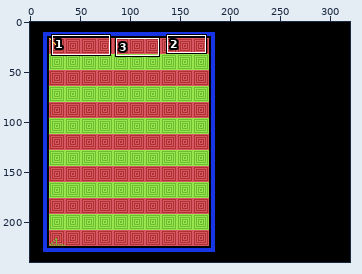
A pixel-art file gets an edit: src/game/tetris/assets/layout-ideia.aseprite. Above: a wide view before the commit, with the close-up outlined.
Close-up. Earlier state:
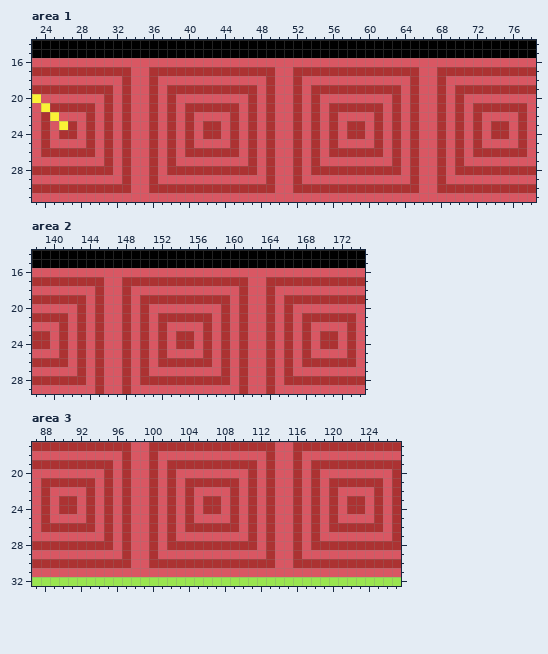
320x240 pixels, 1 frame. Shown: area 1: x 23..78, y 14..31; area 2: x 138..174, y 14..29; area 3: x 87..127, y 17..32. The commit also changed other parts of the picture, which this record leaves out.
The result:
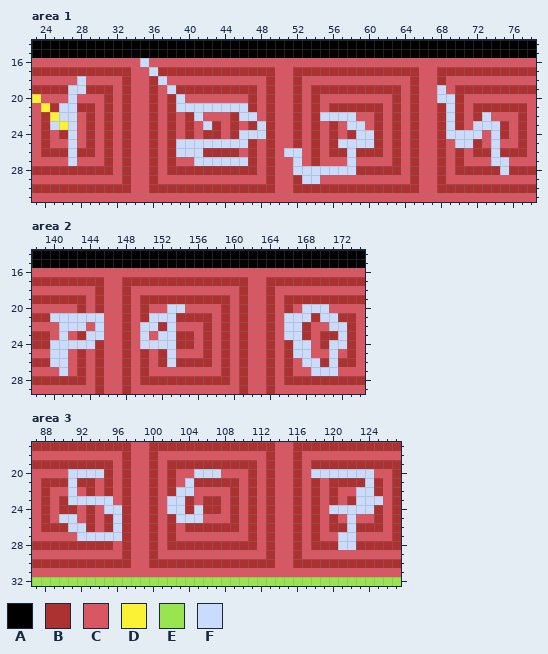
Palette (. is transparent): A #000000  B #ac3232  C #d95763  D #fbf236  E #99e550  F #cbdbfc
Difference:
--- area 1
@@ x 23..78 @@
 15 AAAAAAAAAAAAAAAAAAAAAAAAAAAAAAAAAAAAAAAAAAAAAAAAAAAAAAAA
-16 CCCCCCCCCCCCCCCCCCCCCCCCCCCCCCCCCCCCCCCCCCCCCCCCCCCCCCCC
-17 BBBBBBBBBBBCCBBBBBBBBBBBBBBCCBBBBBBBBBBBBBBCCBBBBBBBBBBB
-18 CCCCCCCCCCBCCBCCCCCCCCCCCCBCCBCCCCCCCCCCCCBCCBCCCCCCCCCC
-19 BBBBBBBBBCBCCBCBBBBBBBBBBCBCCBCBBBBBBBBBBCBCCBCBBBBBBBBB
-20 DCCCCCCCBCBCCBCBCCCCCCCCBCBCCBCBCCCCCCCCBCBCCBCBCCCCCCCC
-21 CDBBBBBCBCBCCBCBCBBBBBBCBCBCCBCBCBBBBBBCBCBCCBCBCBBBBBBC
-22 CBDCCCBCBCBCCBCBCBCCCCBCBCBCCBCBCBCCCCBCBCBCCBCBCBCCCCBC
-23 CBCDBCBCBCBCCBCBCBCBBCBCBCBCCBCBCBCBBCBCBCBCCBCBCBCBBCBC
-24 CBCBBCBCBCBCCBCBCBCBBCBCBCBCCBCBCBCBBCBCBCBCCBCBCBCBBCBC
-25 CBCCCCBCBCBCCBCBCBCCCCBCBCBCCBCBCBCCCCBCBCBCCBCBCBCCCCBC
-26 CBBBBBBCBCBCCBCBCBBBBBBCBCBCCBCBCBBBBBBCBCBCCBCBCBBBBBBC
-27 CCCCCCCCBCBCCBCBCCCCCCCCBCBCCBCBCCCCCCCCBCBCCBCBCCCCCCCC
-28 BBBBBBBBBCBCCBCBBBBBBBBBBCBCCBCBBBBBBBBBBCBCCBCBBBBBBBBB
-29 CCCCCCCCCCBCCBCCCCCCCCCCCCBCCBCCCCCCCCCCCCBCCBCCCCCCCCCC
+16 CCCCCCCCCCCCFCCCCCCCCCCCCCCCCCCCCCCCCCCCCCCCCCCCCCCCCCCC
+17 BBBBBBBBBBBCCFBBBBBBBBBBBBBCCBBBBBBBBBBBBBBCCBBBBBBBBBBB
+18 CCCCCFCCCCBCCBFCCCCCCCCCCCBCCBCCCCCCCCCCCCBCCBCCCCCCCCCC
+19 BBBBFFBBBCBCCBCFBBBBBBBBBCBCCBCBBBBBBBBBBCBCCFCBBBBBBBBB
+20 DCCCFCCCBCBCCBCBFCCCCCCCBCBCCBCBCCCCCCCCBCBCCFFBCCCCCCCC
+21 CDBFFBBCBCBCCBCBFFFFFFFFBCBCCBCBCBBBBBBCBCBCCBFBCBBBBBBC
+22 CBDFFCBCBCBCCBCBCBFCCCBFFCBCCBCBFFFFCCBCBCBCCBFBCBFCCCBC
+23 CBFDFCBCBCBCCBCBCBCFBCBCBFBCCBCBCBCFFCBCBCBCCBFBCFFFBCBC
+24 CBCBFCBCBCBCCBCBCBCBBCBFFFBCCBCBCBCBFFBCBCBCCBFFFFCFBCBC
+25 CBCCFCBCBCBCCBCBFFFFFFFFBCBCCBCBCBFFFFBCBCBCCBCFFBCFCCBC
+26 CBBBFBBCBCBCCBCBFFFBBBBCBCBCFFCBCBBFBBBCBCBCCBCBCBBFBBBC
+27 CCCCFCCCBCBCCBCBCCFFFFFFBCBCCFCBCCCFCCCCBCBCCBCBCCCFFCCC
+28 BBBBBBBBBCBCCBCBBBBBBBBBBCBCCFFFFFFFBBBBBCBCCBCBBBBBFBBB
+29 CCCCCCCCCCBCCBCCCCCCCCCCCCBCCBFFCCCCCCCCCCBCCBCCCCCCCCCC
 30 BBBBBBBBBBBCCBBBBBBBBBBBBBBCCBBBBBBBBBBBBBBCCBBBBBBBBBBB
--- area 2
@@ x 138..174 @@
 19 BBBBBBCBCCBCBBBBBBBBBBCBCCBCBBBBBBBBB
-20 CCCCCBCBCCBCBCCCCCCCCBCBCCBCBCCCCCCCC
-21 BBBBCBCBCCBCBCBBBBBBCBCBCCBCBCBBBBBBC
-22 CCCBCBCBCCBCBCBCCCCBCBCBCCBCBCBCCCCBC
-23 BBCBCBCBCCBCBCBCBBCBCBCBCCBCBCBCBBCBC
-24 BBCBCBCBCCBCBCBCBBCBCBCBCCBCBCBCBBCBC
-25 CCCBCBCBCCBCBCBCCCCBCBCBCCBCBCBCCCCBC
-26 BBBBCBCBCCBCBCBBBBBBCBCBCCBCBCBBBBBBC
-27 CCCCCBCBCCBCBCCCCCCCCBCBCCBCBCCCCCCCC
+20 CCCCCBCBCCBCBCCFFCCCCBCBCCBCBCFFFCCCC
+21 BBFFFFFFCCBCBFFFBBBBCBCBCCBCFFFBFFBBC
+22 CCCFFFCFCCBCFFBFCCCBCBCBCCBCFFBCCFFBC
+23 BBCFCBFFCCBCFCFFBBCBCBCBCCBCFFBCBBFBC
+24 BBFFFFFBCCBCFFFFBBCBCBCBCCBCBFFCBFFBC
+25 CCFFCBCBCCBCBCBFCCCBCBCBCCBCBFFCCFCBC
+26 BBFFCBCBCCBCBCBFBBBBCBCBCCBCBCFFBFBBC
+27 CCCFCBCBCCBCBCCCCCCCCBCBCCBCBCCFFFCCC
 28 BBBBBBCBCCBCBBBBBBBBBBCBCCBCBBBBBBBBB
--- area 3
@@ x 87..127 @@
 19 BBBBBBBBBCBCCBCBBBBBBBBBBCBCCBCBBBBBBBBBB
-20 CCCCCCCCBCBCCBCBCCCCCCCCBCBCCBCBCCCCCCCCB
-21 CBBBBBBCBCBCCBCBCBBBBBBCBCBCCBCBCBBBBBBCB
-22 CBCCCCBCBCBCCBCBCBCCCCBCBCBCCBCBCBCCCCBCB
-23 CBCBBCBCBCBCCBCBCBCBBCBCBCBCCBCBCBCBBCBCB
-24 CBCBBCBCBCBCCBCBCBCBBCBCBCBCCBCBCBCBBCBCB
-25 CBCCCCBCBCBCCBCBCBCCCCBCBCBCCBCBCBCCCCBCB
-26 CBBBBBBCBCBCCBCBCBBBBBBCBCBCCBCBCBBBBBBCB
-27 CCCCCCCCBCBCCBCBCCCCCCCCBCBCCBCBCCCCCCCCB
-28 BBBBBBBBBCBCCBCBBBBBBBBBBCBCCBCBBBBBBBBBB
+20 CCCCFFFFBCBCCBCBCCFFFCCCBCBCCBCFFFFFFFCCB
+21 CBBBFBBCBCBCCBCBCFBBBBBCBCBCCBCBCBBBBFBCB
+22 CBCCFCBCBCBCCBCBFFCCCCBCBCBCCBCBCBCCFFBCB
+23 CBCBFFFFFCBCCBCFFBCBBCBCBCBCCBCBCBCBFFFCB
+24 CBCBBCBCFFBCCBCFFBFBBCBCBCBCCBCBCFFFFFBCB
+25 CBCFFCBCBFBCCBCBFFFCCCBCBCBCCBCBCBCFCCBCB
+26 CBBBFFBCBFBCCBCBCBBBBBBCBCBCCBCBCBBFBBBCB
+27 CCCCCFFFFFBCCBCBCCCCCCCCBCBCCBCBCCFFCCCCB
+28 BBBBBBBBBCBCCBCBBBBBBBBBBCBCCBCBBBFFBBBBB
 29 CCCCCCCCCCBCCBCCCCCCCCCCCCBCCBCCCCCCCCCCC
